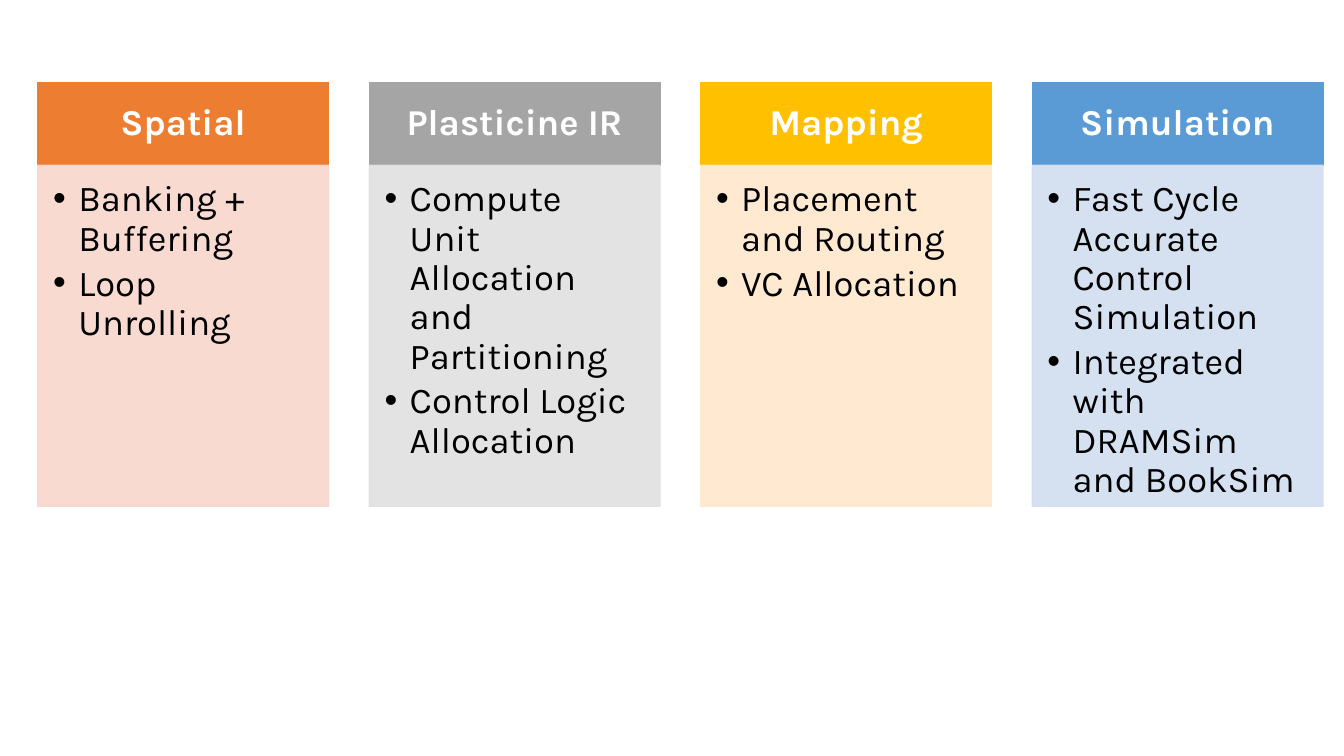
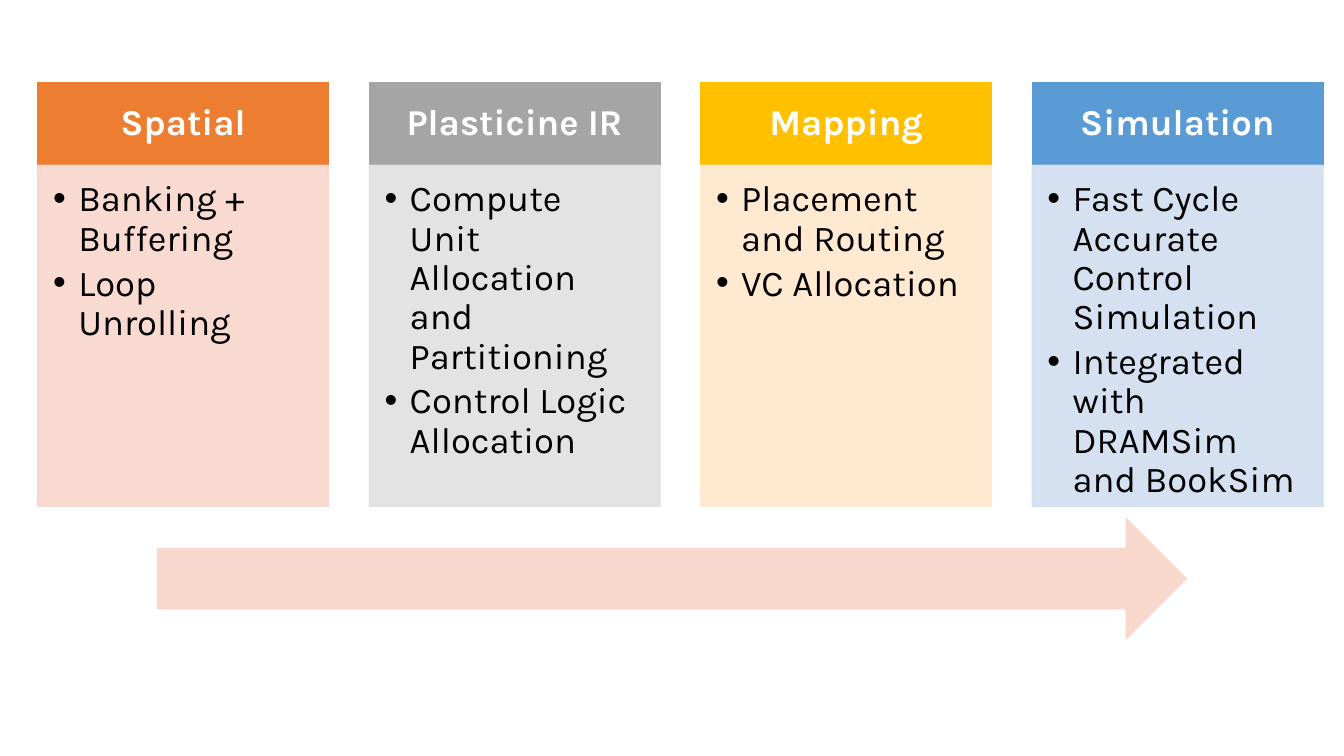
Before and after one commit to matthewvilim/DawnPoster, a slide deck: slide 1 of figs/flow.pptx. Drawn at 1344x756 pixels with LibreOffice and Linux fonts; fonts in the diff are those of the drawing. Boxes give left, top, right and bottom in pixels: in the first picture for what was removed or moved away, otherwise in the second. Text is boxed around its words. In the diff, an @@ line names an element or a change of style, - is before the commit and + after.

```diff
--- a/figs/flow.pptx
+++ b/figs/flow.pptx
@@ right arrow added at box(157, 517, 1188, 640), fill #F8D7CE @@
```
Also in this commit, not shown: 1 other slide changed, 9 other files.
